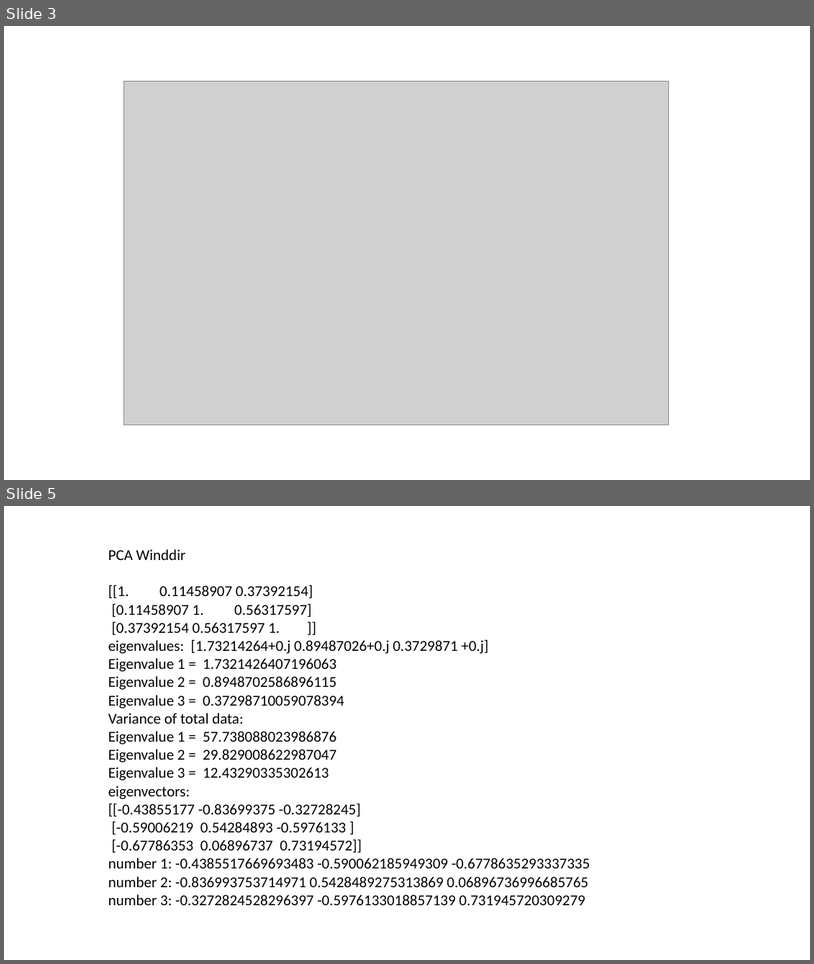
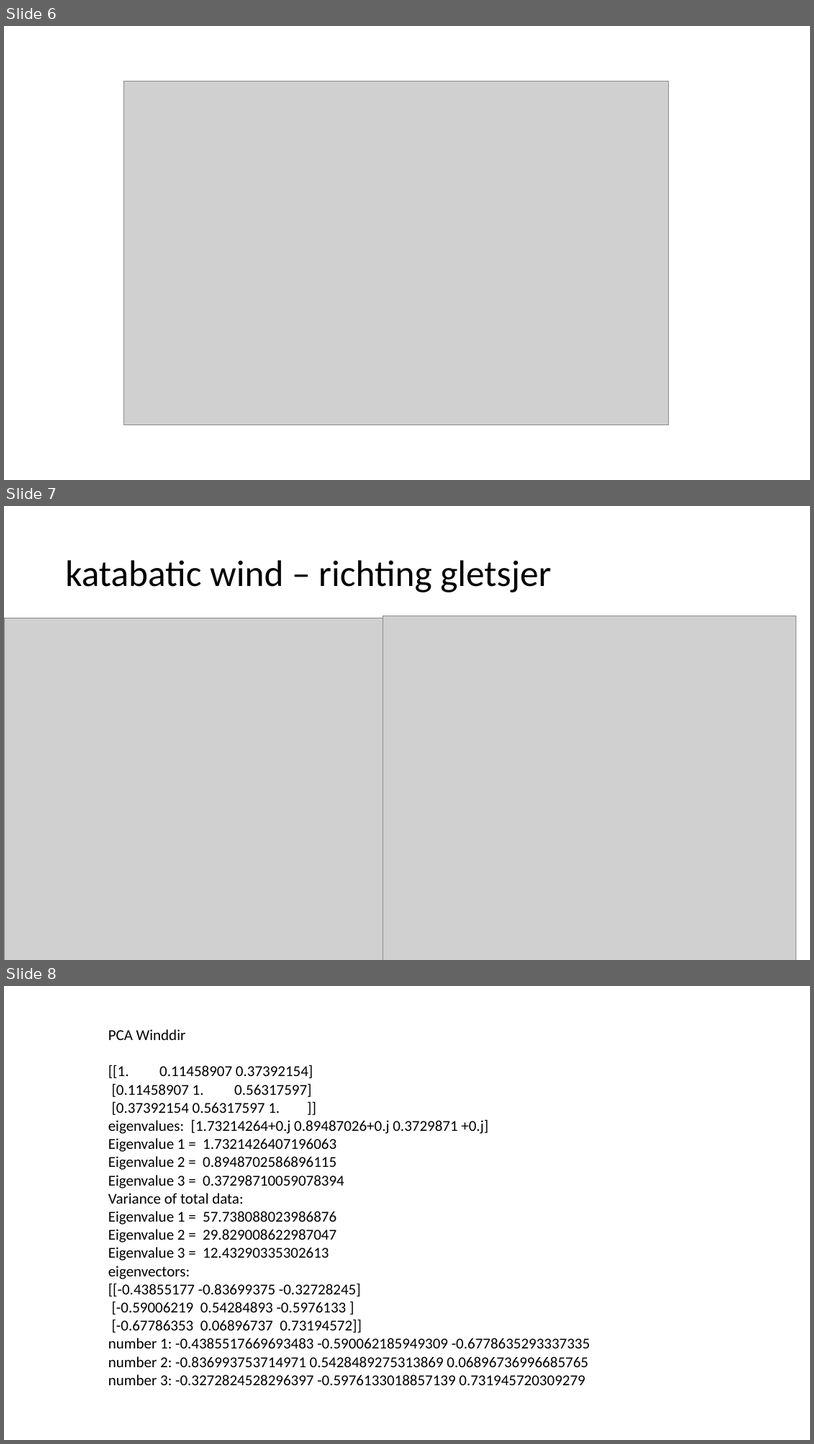
Before and after one commit to IsoldeGlissenaar/MAIO_project, a slide deck: presentatie/plaatjes.pptx. Shown one above the other, each under a label of ours: slides 3 and 5 before the commit, slides 6, 7 and 8 after it; the slides between them are not shown. The pictures are 814x964 and 814x1444 pixels, drawn with LibreOffice and Linux fonts; fonts in the diff are those of the drawing; grey boxes stand for pictures. Boxes give left, top, right and bottom in pixels: in the first picture for what was removed or moved away, otherwise in the second. Text is boxed around its words. In the diff, an @@ line names an element or a change of style, - is before the commit and + after.

```diff
--- a/presentatie/plaatjes.pptx
+++ b/presentatie/plaatjes.pptx
@@ slide 7 added at (x1=4, y1=506, x2=810, y2=960), background #FFFFFF @@
@@ title added at (x1=65, y1=560, x2=551, y2=592), 44 pt, text #000000 @@
+katabatic wind – richting gletsjer
@@ picture added at (x1=4, y1=618, x2=417, y2=960) @@
@@ picture added at (x1=383, y1=616, x2=796, y2=960) @@
@@ what was slide 3 is now slide 6 @@
@@ what was slide 5 is now slide 8 @@
```
Also in this commit, not shown: 1 other slide added, 8 other files.
